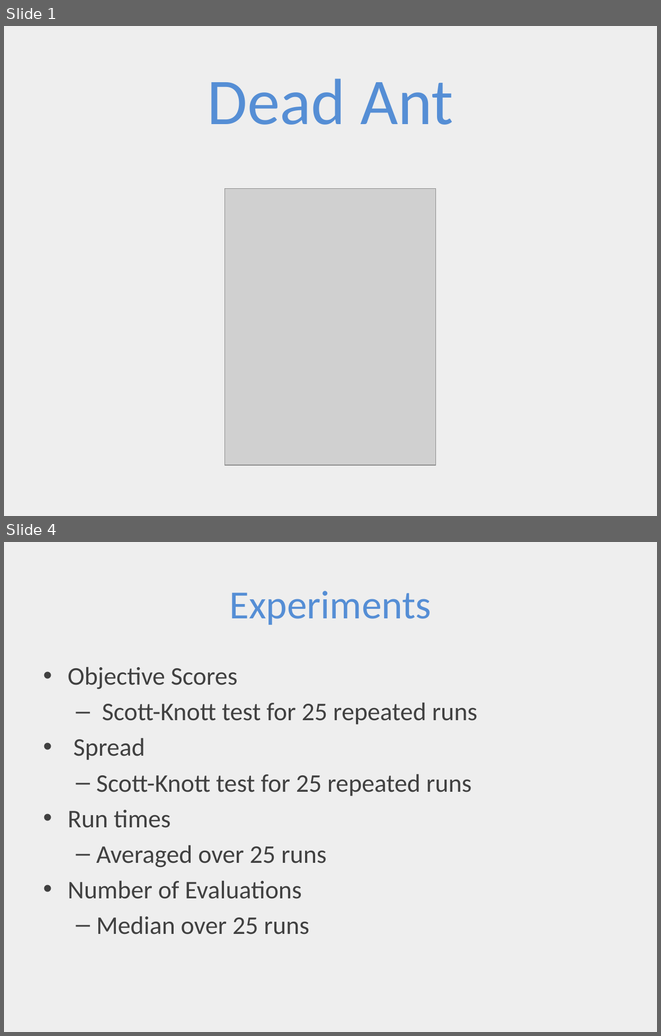
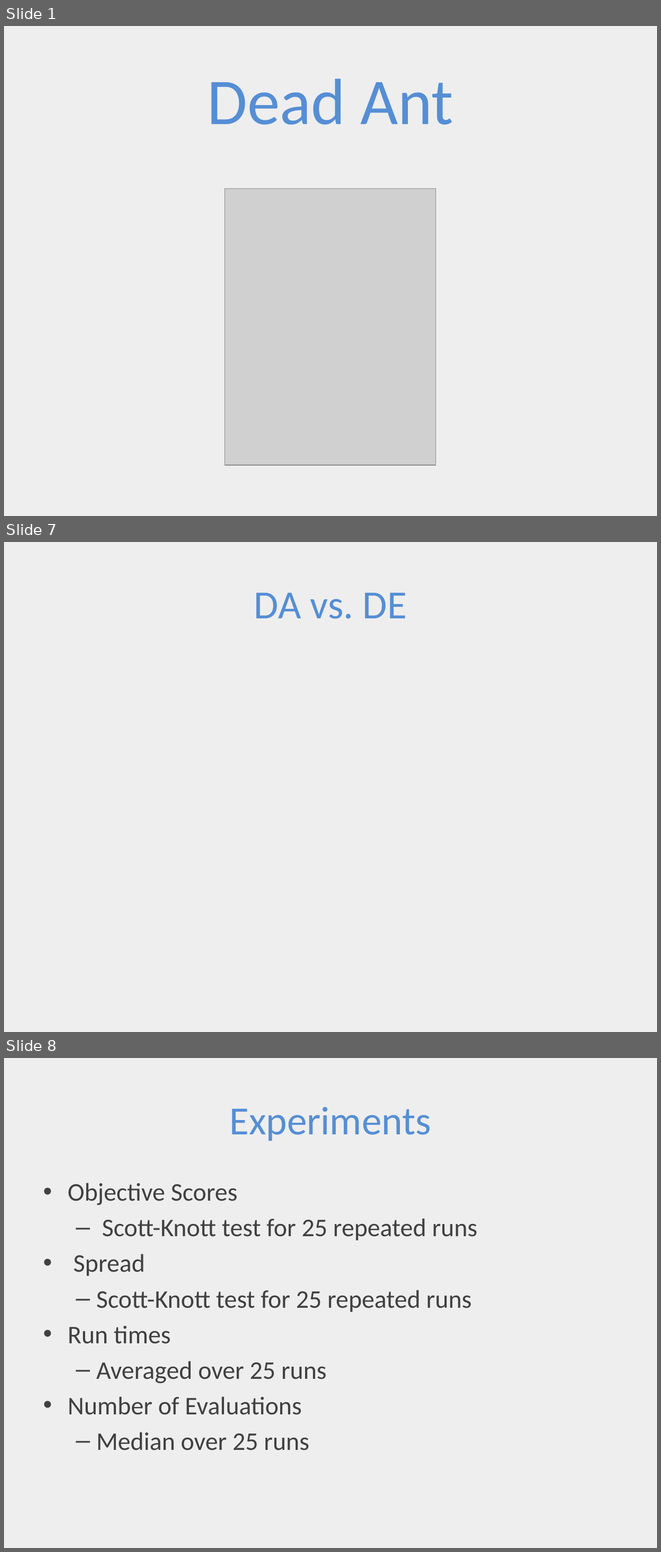
Before and after one commit to ai-se/Rahul, a slide deck: DEADANT/deadAnt.pptx. Shown one above the other, each under a label of ours: slides 1 and 4 before the commit, slides 1, 7 and 8 after it; the slides between them are not shown. The pictures are 661x1036 and 661x1552 pixels, drawn with LibreOffice and Linux fonts; fonts in the diff are those of the drawing; grey boxes stand for pictures. Boxes give left, top, right and bottom in pixels: in the first picture for what was removed or moved away, otherwise in the second. Text is boxed around its words. In the diff, an @@ line names an element or a change of style, - is before the commit and + after.

Commit message:
New Slides

```diff
--- a/DEADANT/deadAnt.pptx
+++ b/DEADANT/deadAnt.pptx
@@ slide 7 added at box(4, 542, 657, 1032), background #D9D9D9 at 43% opacity @@
@@ title added at box(254, 592, 407, 619), 44 pt, text #558ED5 @@
+DA vs. DE
@@ what was slide 4 is now slide 8 @@
```
Also in this commit, not shown: 3 slides changed, 7 other slides added.
